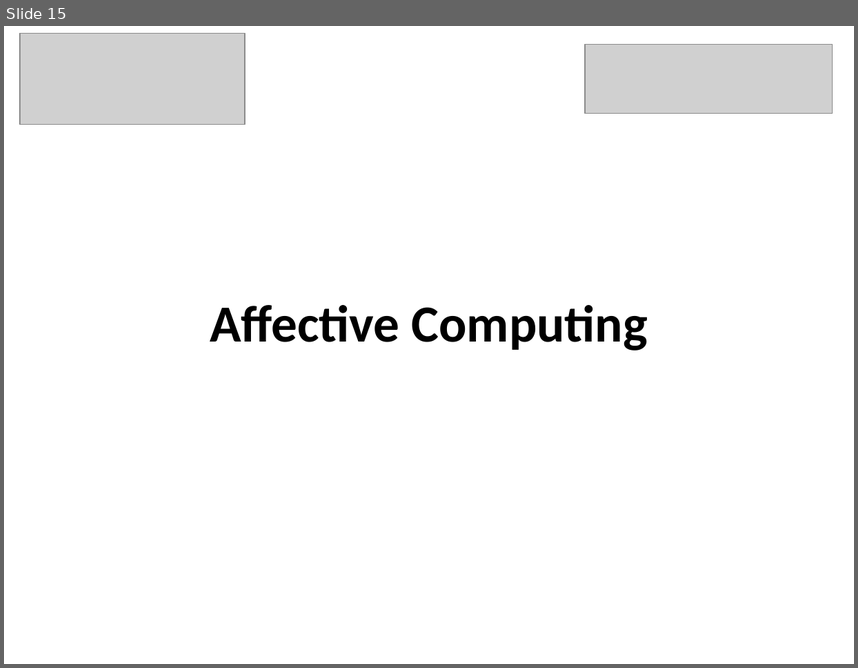
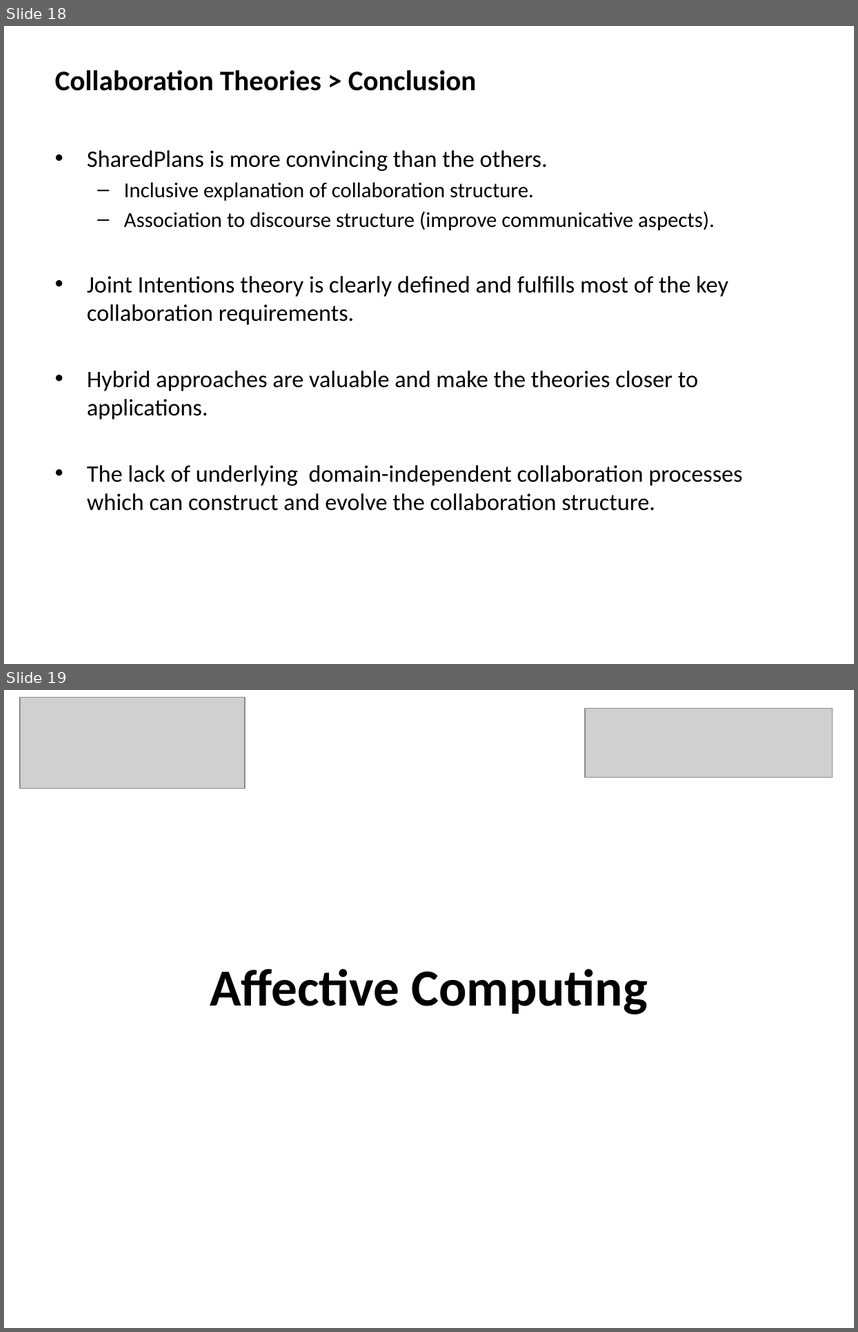
Before and after one commit to mshayganfar/CompExam1, a slide deck: presentation/PhD-comprehensive-exam.pptx. Shown one above the other, each under a label of ours: slide 15 before the commit, slides 18 and 19 after it. The pictures are 858x668 and 858x1332 pixels, drawn with LibreOffice and Linux fonts; fonts in the diff are those of the drawing; grey boxes stand for pictures. Boxes give left, top, right and bottom in pixels: in the first picture for what was removed or moved away, otherwise in the second. Text is boxed around its words. In the diff, an @@ line names an element or a change of style, - is before the commit and + after.

```diff
--- a/presentation/PhD-comprehensive-exam.pptx
+++ b/presentation/PhD-comprehensive-exam.pptx
@@ slide 18 added at <box>4,26,854,664</box>, background #FFFFFF @@
@@ text added at <box>55,70,477,91</box>, 24 pt, text #000000, bold @@
+Collaboration Theories > Conclusion
@@ text added at <box>87,150,742,510</box>, 20 pt, text #000000 @@
+• SharedPlans is more convincing than the others.
+  – Inclusive explanation of collaboration structure.
+  – Association to discourse structure (improve communicative aspects).
+• Joint Intentions theory is clearly defined and fulfills most of the key collaboration requirements.
+• Hybrid approaches are valuable and make the theories closer to applications.
+• The lack of underlying domain-independent collaboration processes which can construct and evolve the collaboration structure.
@@ what was slide 15 is now slide 19 @@
```
Also in this commit, not shown: 3 other slides added.
